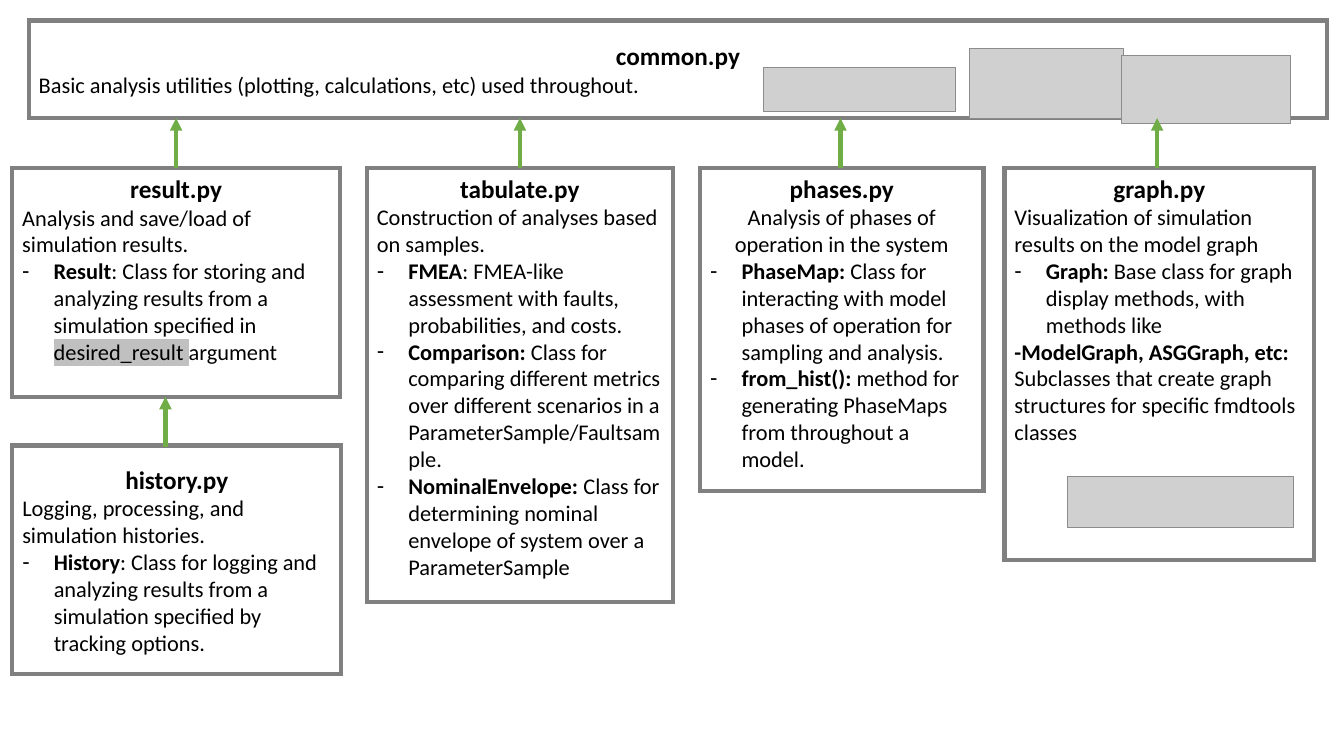
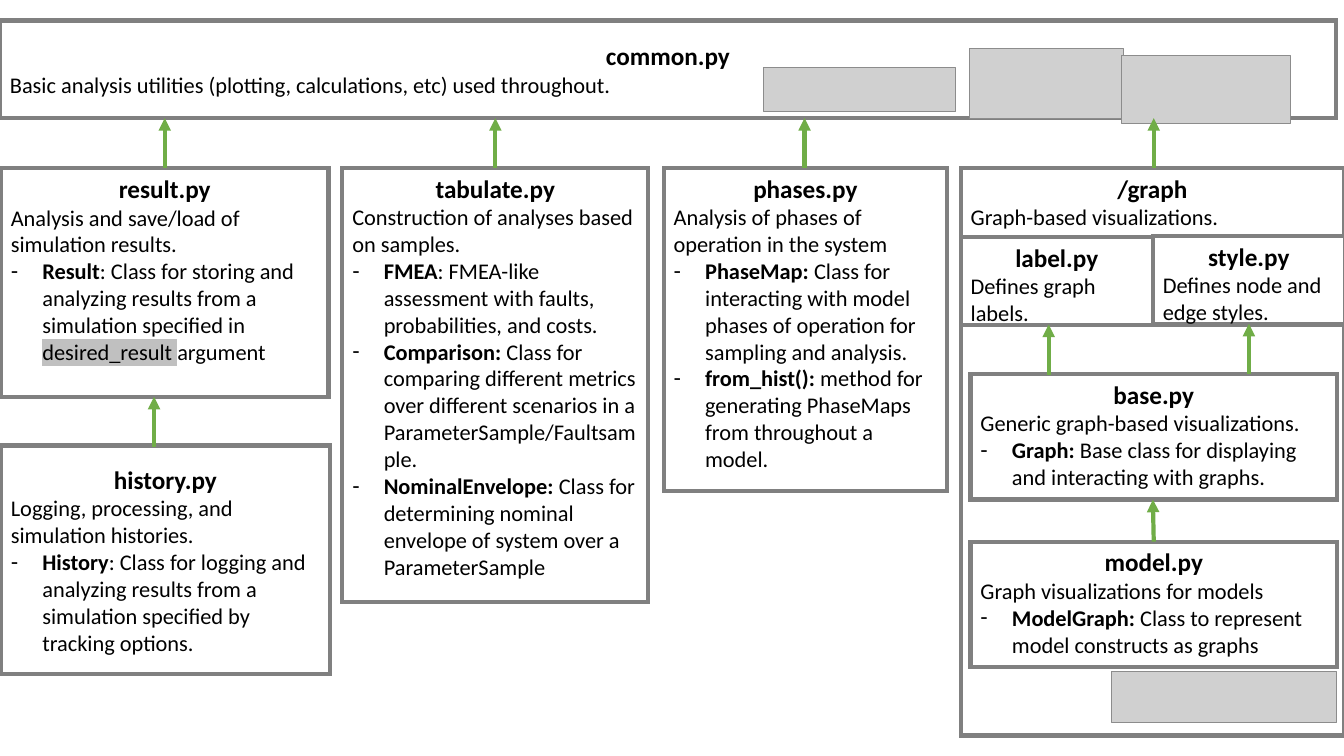
Before and after one commit to nasa/fmdtools, a slide deck: slide 11 of docs-source/figures/powerpoint/powerpoint_figures.pptx. Drawn at 1344x756 pixels with LibreOffice and Linux fonts; fonts in the diff are those of the drawing; grey boxes stand for pictures. Boxes give left, top, right and bottom in pixels: in the first picture for what was removed or moved away, otherwise in the second. Text is boxed around its words. In the diff, an @@ line names an element or a change of style, - is before the commit and + after.

Commit message:
Updating figures and docs
- Docs updated from .png raster graphics to .svg vector graphics when applicable
- Added graphics for CommsFlow and MultiFlow
- Fixed Marp setup for Into_to_fmdtools--now produces images in pdf as desired
- Added missing figures per RAD-461
- Resolves: RAD-461

```diff
--- a/docs-source/figures/powerpoint/powerpoint_figures.pptx
+++ b/docs-source/figures/powerpoint/powerpoint_figures.pptx
@@ rectangle "common.py": place and size @@
-rectangle "common.py" at bbox=[29, 20, 1328, 118]
+rectangle "common.py" at bbox=[0, 20, 1336, 118]
@@ 2 rectangles, 2 arrows: place and size @@
-2 rectangles, 2 arrows at bbox=[12, 118, 341, 675]
+2 rectangles, 2 arrows at bbox=[1, 118, 330, 675]
@@ arrow moved from (520, 168) - (520, 118) to (495, 168) - (495, 118) @@
@@ arrow moved from (841, 168) - (841, 118) to (805, 168) - (805, 118) @@
@@ arrow moved from (1157, 168) - (1157, 118) to (1154, 168) - (1154, 118) @@
@@ rectangle "tabulate.py": place and size @@
-rectangle "tabulate.py" at bbox=[367, 168, 674, 602]
+rectangle "tabulate.py" at bbox=[343, 168, 649, 602]
@@ rectangle "phases.py": place and size @@
-rectangle "phases.py" at bbox=[701, 168, 984, 491]
+rectangle "phases.py" at bbox=[664, 168, 948, 491]
@@ rectangle "/graph": place and size @@
-rectangle "/graph" at bbox=[1005, 168, 1315, 561]
+rectangle "/graph" at bbox=[961, 168, 1344, 736]
@@ text in rectangle at bbox=[674, 180, 887, 256]: text changed @@
-phases.py
-Analysis of phases of operation in the system
+phases.py
+Analysis of phases of operation in the system
@@ text in rectangle at bbox=[971, 180, 1218, 229]: text changed @@
-graph.py
-Visualization of simulation results on the model graph
-– Graph: Base class for graph display methods, with methods like
--ModelGraph, ASGGraph, etc: Subclasses that create graph structures for specific fmdtools classes
+/graph
+Graph-based visualizations.
@@ rectangle added at bbox=[961, 237, 1153, 326], fill #FFFFFF, outline #808080 3 pt, 16 pt, text #000000 @@
+label.py
+Defines graph labels.
@@ rectangle added at bbox=[1153, 236, 1344, 325], fill #FFFFFF, outline #808080 3 pt, 16 pt, text #000000 @@
+style.py
+Defines node and edge styles.
@@ arrow added from (1049, 375) to (1049, 325), #70AD47 3 pt @@
@@ arrow added from (1249, 374) to (1249, 324), #70AD47 3 pt @@
@@ rectangle added at bbox=[971, 374, 1338, 500], fill #FFFFFF, outline #808080 3 pt, 16 pt, text #000000 @@
+base.py
+Generic graph-based visualizations.
+– Graph: Base class for displaying and interacting with graphs.
@@ arrow added from (1154, 541) to (1153, 500), #70AD47 3 pt @@
@@ rectangle added at bbox=[971, 541, 1338, 667], fill #FFFFFF, outline #808080 3 pt, 16 pt, text #000000 @@
+model.py
+Graph visualizations for models
+– ModelGraph: Class to represent model constructs as graphs
@@ picture: place and size @@
-picture at bbox=[1068, 477, 1294, 527]
+picture at bbox=[1111, 671, 1337, 722]
```
Also in this commit, not shown: 5 other slides changed, 46 other files.
